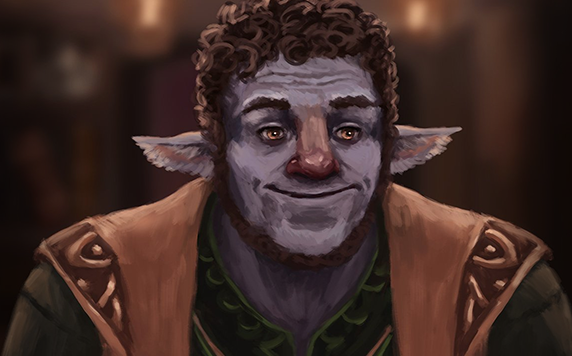
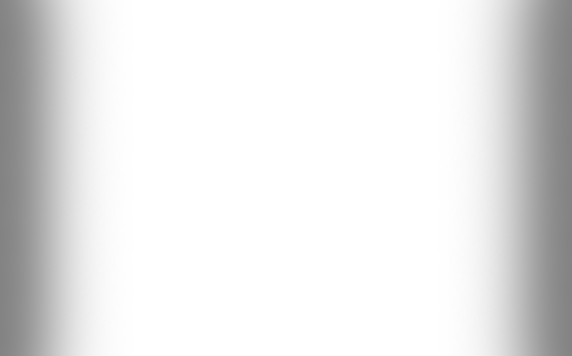
The second (572, 356) image is a revision of the first. Changes to its layers:
removed layer "Layer 4" over [0, 0, 572, 356]
